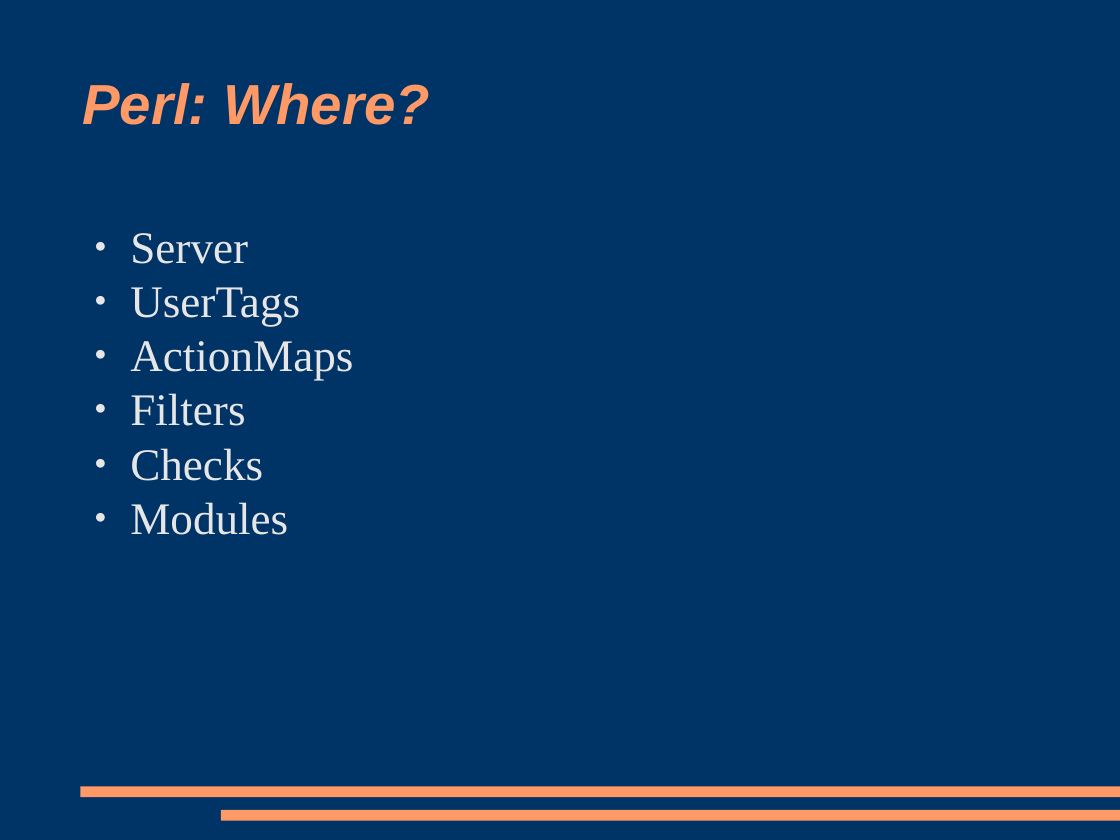
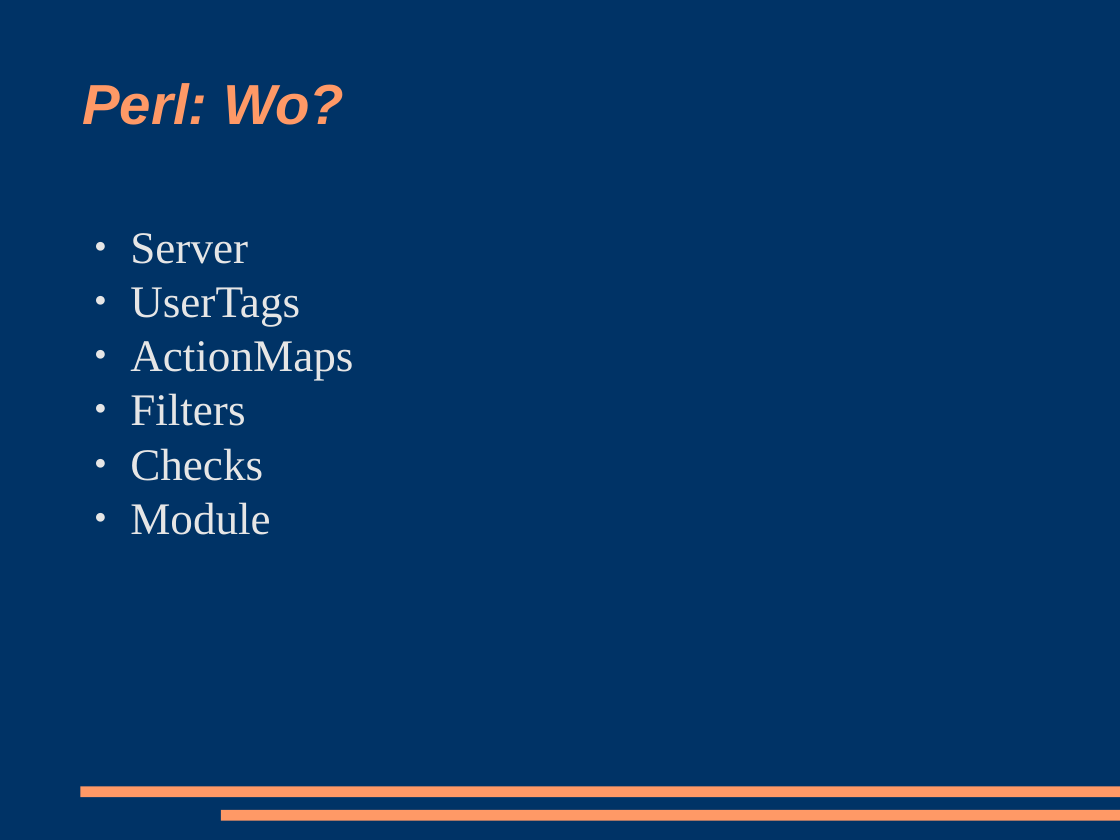
Before and after one commit to racke/Presentations, a slide deck: slide 11 of cebit2009/interchange.odp. Drawn at 1120x840 pixels with LibreOffice and Linux fonts; fonts in the diff are those of the drawing. Boxes give left, top, right and bottom in pixels: in the first picture for what was removed or moved away, otherwise in the second. Text is boxed around its words. In the diff, an @@ line names an element or a change of style, - is before the commit and + after.

```diff
--- a/cebit2009/interchange.odp
+++ b/cebit2009/interchange.odp
@@ title at [82, 83, 344, 125]: text changed @@
-Perl: Where?
+Perl: Wo?
@@ text at [130, 502, 270, 535]: text changed @@
-● Modules
+● Module
```
Also in this commit, not shown: 8 other slides changed, 4 slides added, 3 slides removed, 2 other files.
